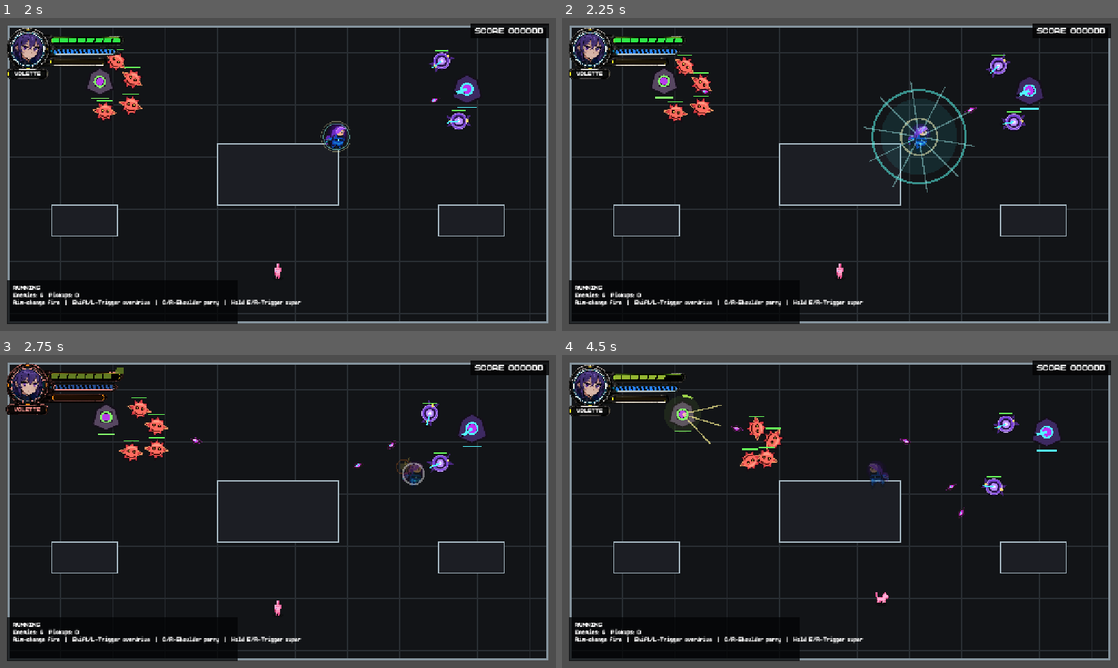
Above: before the commit, frames 1-4 (two rows, left to right).
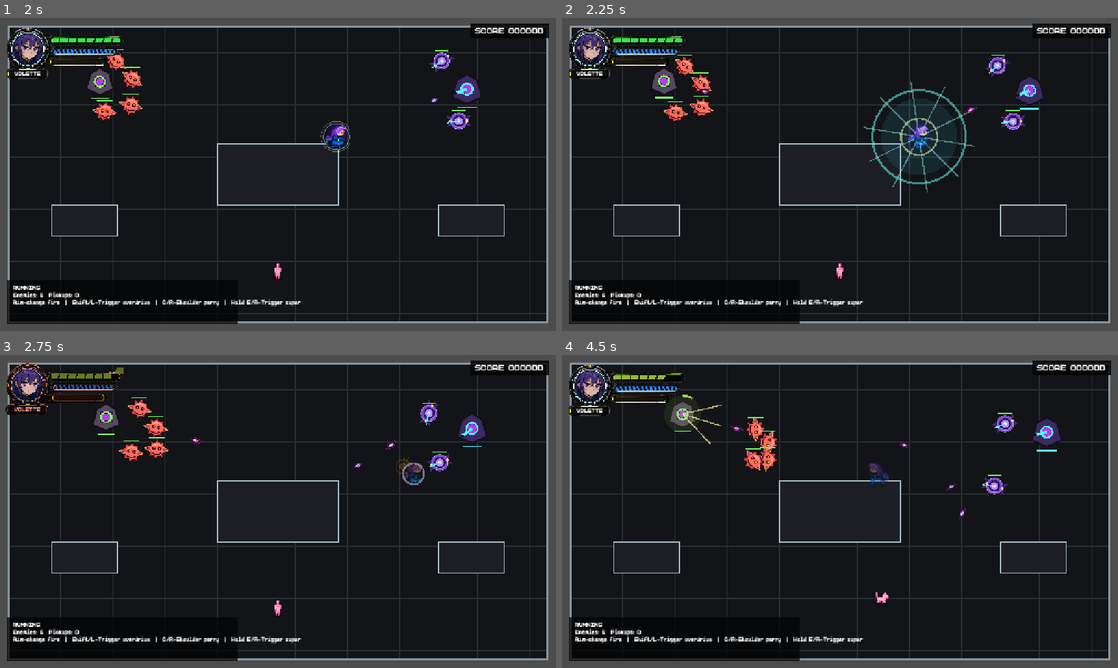
Above: after the commit, the same moments.

Repository: jonzirk76/PAINPOINT
Game: Godot game, scene res://scenes/main.tscn
Same seed, same stepped clock (60 frames per second), same inputs: the game is played once before the commit and once after it.
Inputs (mouse positions are in pixels of both pictures, inside the frame that each line leads up to):
- Up to frame 1 (2 s): tap Enter at 0.5, 1.35 s; move the mouse to (400, 158) at 0.52 s; hold D 0.53-1.28 s; tap R at 0.6 s; click (400, 158) at 0.67 s; tap Space at 0.77, 1.52 s; move the mouse to (166, 190) at 1.27 s; hold Down from 1.28 s (still down)
- Up to frame 2 (2.25 s): move the mouse to (895, 105) at 2.02 s; release Down at 2.03 s; hold D from 2.03 s (still down); tap Q at 2.1 s
- Up to frame 3 (2.75 s): keep holding D
- Up to frame 4 (4.5 s): move the mouse to (812, 574) at 2.77 s; release D at 2.78 s; hold Up 2.78-3.53 s; tap E at 2.85 s; click (812, 574) at 2.92 s; tap Space at 3.02, 3.77 s; move the mouse to (1006, 558) at 3.52 s; hold Shift 3.53-4.28 s; hold A from 3.53 s (still down); move the mouse to (673, 464) at 4.27 s; tap R at 4.35 s

Frame 1 is identical in both runs. In frame 2, 0.2% of the frame differs, in the area x 76-84%, y 11-36%; in frame 3, 0.5%; in frame 4, 0.9%, in the area x 32-83%, y 18-53%.

Commit message:
Route startled cats along walls

Diff:
--- a/scripts/entities/cat_entity.gd
+++ b/scripts/entities/cat_entity.gd
@@ -46,6 +46,8 @@
 @export var flee_speed: float = 142.0
 ## Controls how quickly the cat accelerates toward its current movement intent.
 @export var acceleration: float = 520.0
+## Controls how often fleeing cats recheck their wall-sliding escape route.
+@export var flee_retarget_seconds: float = 0.18
 ## Controls how far the cat jumps when startled before it starts running.
 @export var startle_jump_distance: float = 86.0
 ## Controls how long the startled jump takes.
@@ -135,6 +137,7 @@
 var _roam_bounds: Rect2 = Rect2()
 var _has_roam_bounds: bool = false
 var _retarget_remaining: float = 0.0
+var _flee_retarget_remaining: float = 0.0
 var _idle_remaining: float = 0.0
 var _animation_time: float = 0.0
 var _last_facing_direction: Vector2 = Vector2.DOWN
@@ -181,6 +184,7 @@
 	_target_position = spawn_position
 	_path_points.clear()
 	_retarget_remaining = 0.0
+	_flee_retarget_remaining = 0.0
 	_idle_remaining = 0.0
 	_animation_time = 0.0
 	_last_facing_direction = Vector2.DOWN
@@ -339,7 +343,8 @@
 			flee_vector = _startle_jump_direction
 		_set_idle_state(IDLE_STATE_STANDING)
 		if _startle_jump_queued and not _has_rest_transition():
-			_begin_startle_jump(flee_vector)
+			var jump_direction: Vector2 = _get_slippery_escape_direction(flee_vector, startle_jump_distance)
+			_begin_startle_jump(jump_direction)
 		if _is_jumping():
 			velocity = Vector2.ZERO
 			_update_startle_jump(delta)
@@ -347,11 +352,16 @@
 			_update_visual_state(delta)
 			return
 		if not _has_get_up_transition():
-			_set_target_position(_find_clear_target(global_position + flee_vector.normalized() * flee_target_distance), false)
+			_flee_retarget_remaining = maxf(_flee_retarget_remaining - delta, 0.0)
+			if _should_refresh_flee_target():
+				var escape_direction: Vector2 = _get_slippery_escape_direction(flee_vector, flee_target_distance)
+				_set_target_position(_find_escape_target(escape_direction, flee_target_distance), false)
+				_flee_retarget_remaining = maxf(flee_retarget_seconds, 0.05)
 			var flee_target: Vector2 = _get_current_movement_target()
 			if flee_target != Vector2.INF:
 				desired_velocity = (flee_target - global_position).normalized() * flee_speed
 	else:
+		_flee_retarget_remaining = 0.0
 		_update_wander_target(delta)
 		if desired_velocity.length_squared() <= 0.001 and _idle_remaining <= 0.0 and _target_position != Vector2.INF:
 			var movement_target: Vector2 = _get_current_movement_target()
@@ -361,8 +371,11 @@
 					desired_velocity = to_target.normalized() * wander_speed
 	velocity = velocity.move_toward(desired_velocity, acceleration * delta)
 	move_and_slide()
-	if get_slide_collision_count() > 0 and avoidance.length_squared() <= 0.001:
-		_pick_next_wander_target()
+	if get_slide_collision_count() > 0:
+		if avoidance.length_squared() <= 0.001:
+			_pick_next_wander_target()
+		elif _is_fleeing:
+			_flee_retarget_remaining = 0.0
 	global_position = _constrain_to_playable(global_position)
 	_update_visual_state(delta)
 
@@ -539,12 +552,23 @@
 	return _motion_state == MOTION_STATE_JUMPING
 
 
+func _should_refresh_flee_target() -> bool:
+	if _flee_retarget_remaining <= 0.0:
+		return true
+	if _target_position == Vector2.INF:
+		return true
+	var current_target: Vector2 = _get_current_movement_target()
+	if current_target == Vector2.INF:
+		return true
+	return global_position.distance_squared_to(current_target) <= 18.0 * 18.0
+
+
 func _request_startle_jump(startle_vector: Vector2) -> void:
 	if _is_jumping() or _startle_jump_queued or _startle_jump_cooldown_remaining > 0.0:
 		return
 	if startle_vector.length_squared() <= 0.001:
 		return
-	_startle_jump_direction = startle_vector.normalized()
+	_startle_jump_direction = _get_slippery_escape_direction(startle_vector, startle_jump_distance)
 	_startle_jump_queued = true
 	_idle_remaining = 0.0
 	_retarget_remaining = 0.0
@@ -553,7 +577,7 @@
 
 func _begin_startle_jump(flee_vector: Vector2) -> void:
 	if flee_vector.length_squared() > 0.001:
-		_startle_jump_direction = flee_vector.normalized()
+		_startle_jump_direction = _get_slippery_escape_direction(flee_vector, startle_jump_distance)
 	elif _startle_jump_direction.length_squared() <= 0.001:
 		_startle_jump_direction = Vector2.DOWN
 	_startle_jump_queued = false
@@ -588,7 +612,7 @@
 	_startle_jump_cooldown_remaining = maxf(startle_retrigger_cooldown, 0.0)
 	_startle_run_remaining = maxf(startle_run_seconds, 0.0)
 	_last_facing_direction = _startle_jump_direction
-	_set_target_position(_find_clear_target(global_position + _startle_jump_direction * flee_target_distance), false)
+	_set_target_position(_find_escape_target(_startle_jump_direction, flee_target_distance), false)
 	velocity = _startle_jump_direction * flee_speed
 
 
@@ -597,10 +621,80 @@
 	var jump_distance: float = maxf(startle_jump_distance, body_radius + 4.0)
 	var distance_ratios: Array[float] = [1.0, 0.75, 0.5, 0.3]
 	for ratio: float in distance_ratios:
-		var candidate: Vector2 = _find_clear_target(global_position + direction * jump_distance * ratio)
-		if _position_is_clear(candidate) and _has_clear_segment(global_position, candidate, body_radius * 0.5):
+		var candidate: Vector2 = _get_direct_escape_target(direction, jump_distance * ratio)
+		if candidate != Vector2.INF:
 			return candidate
 	return global_position
+
+
+func _get_slippery_escape_direction(preferred_vector: Vector2, probe_distance: float) -> Vector2:
+	var preferred_direction: Vector2 = _get_valid_escape_direction(preferred_vector)
+	var best_direction: Vector2 = preferred_direction
+	var best_distance: float = _get_escape_clear_distance(preferred_direction, probe_distance)
+	if best_distance >= probe_distance * 0.9:
+		return preferred_direction
+	var side_sign: float = 1.0 if preferred_direction.cross(_last_facing_direction) >= 0.0 else -1.0
+	var candidate_angles: Array[float] = [
+		side_sign * PI * 0.5,
+		-side_sign * PI * 0.5,
+		side_sign * PI * 0.25,
+		-side_sign * PI * 0.25,
+		side_sign * PI * 0.75,
+		-side_sign * PI * 0.75,
+		PI
+	]
+	for angle: float in candidate_angles:
+		var candidate_direction: Vector2 = preferred_direction.rotated(angle).normalized()
+		var clear_distance: float = _get_escape_clear_distance(candidate_direction, probe_distance)
+		if clear_distance > best_distance + 1.0:
+			best_direction = candidate_direction
+			best_distance = clear_distance
+		if best_distance >= probe_distance * 0.9:
+			return best_direction
+	return best_direction
+
+
+func _get_valid_escape_direction(vector: Vector2) -> Vector2:
+	if vector.length_squared() > 0.001:
+		return vector.normalized()
+	if _startle_jump_direction.length_squared() > 0.001:
+		return _startle_jump_direction.normalized()
+	if _last_facing_direction.length_squared() > 0.001:
+		return _last_facing_direction.normalized()
+	return Vector2.DOWN
+
+
+func _get_escape_clear_distance(direction: Vector2, max_distance: float) -> float:
+	var distance: float = maxf(max_distance, body_radius + 4.0)
+	var distance_ratios: Array[float] = [1.0, 0.75, 0.5, 0.3]
+	for ratio: float in distance_ratios:
+		var target: Vector2 = _get_direct_escape_target(direction, distance * ratio)
+		if target != Vector2.INF:
+			return global_position.distance_to(target)
+	return 0.0
+
+
+func _find_escape_target(direction: Vector2, distance: float) -> Vector2:
+	var escape_distance: float = maxf(distance, body_radius + 4.0)
+	var distance_ratios: Array[float] = [1.0, 0.75, 0.5, 0.3]
+	for ratio: float in distance_ratios:
+		var target: Vector2 = _get_direct_escape_target(direction, escape_distance * ratio)
+		if target != Vector2.INF:
+			return target
+	return global_position
+
+
+func _get_direct_escape_target(direction: Vector2, distance: float) -> Vector2:
+	if direction.length_squared() <= 0.001:
+		return Vector2.INF
+	var target: Vector2 = _clamp_to_roam_bounds(global_position + direction.normalized() * maxf(distance, body_radius + 4.0))
+	if target.distance_squared_to(global_position) <= maxf(body_radius * 0.5, 4.0) * maxf(body_radius * 0.5, 4.0):
+		return Vector2.INF
+	if not _position_is_clear(target):
+		return Vector2.INF
+	if not _has_clear_segment(global_position, target, body_radius * 0.5):
+		return Vector2.INF
+	return target
 
 
 func _reset_look_motion() -> void:
--- a/tests/smoke_tests.gd
+++ b/tests/smoke_tests.gd
@@ -390,6 +390,10 @@
 		failures.append("CatEntity startled jumps should use the first four running frames with a visual y-offset arc.")
 	if not cat_source.contains("_sit_transition_mode != SIT_TRANSITION_UP") or not cat_source.contains("_lay_transition_mode != LAY_TRANSITION_UP"):
 		failures.append("CatEntity should not restart get-up animations every frame while a startle is queued.")
+	if not cat_source.contains("_get_slippery_escape_direction") or not cat_source.contains("_get_direct_escape_target") or not cat_source.contains("_find_escape_target"):
+		failures.append("CatEntity should route startled flee movement along clear wall-parallel escape directions.")
+	if not cat_source.contains("flee_retarget_seconds") or not cat_source.contains("_should_refresh_flee_target"):
+		failures.append("CatEntity should throttle startled flee route probing to avoid wall collision performance spikes.")
 	if not cat_source.contains("set_player_context") or not cat_source.contains("_pick_curiosity_biased_position"):
 		failures.append("CatEntity should build curiosity from player movement context and bias wander targets closer as it grows.")
 	if not cat_source.contains("_has_line_of_sight_to_player") or not cat_source.contains("curiosity_line_of_sight_margin"):
